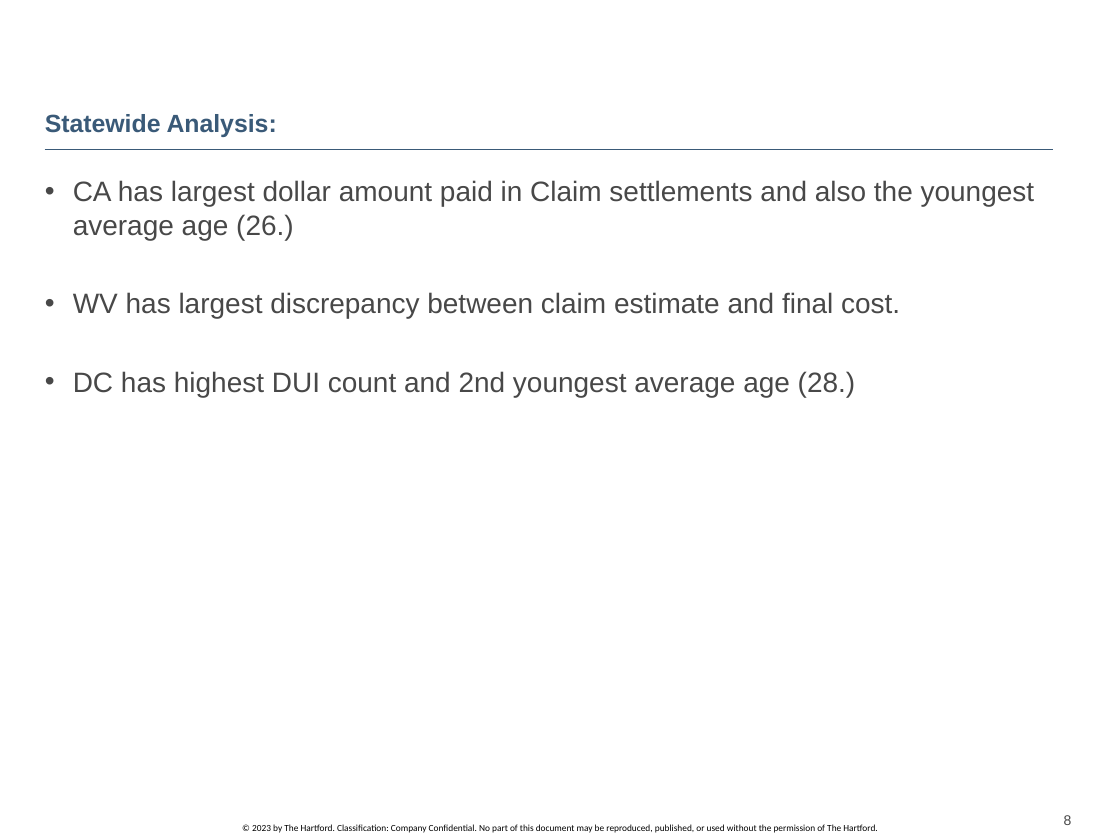
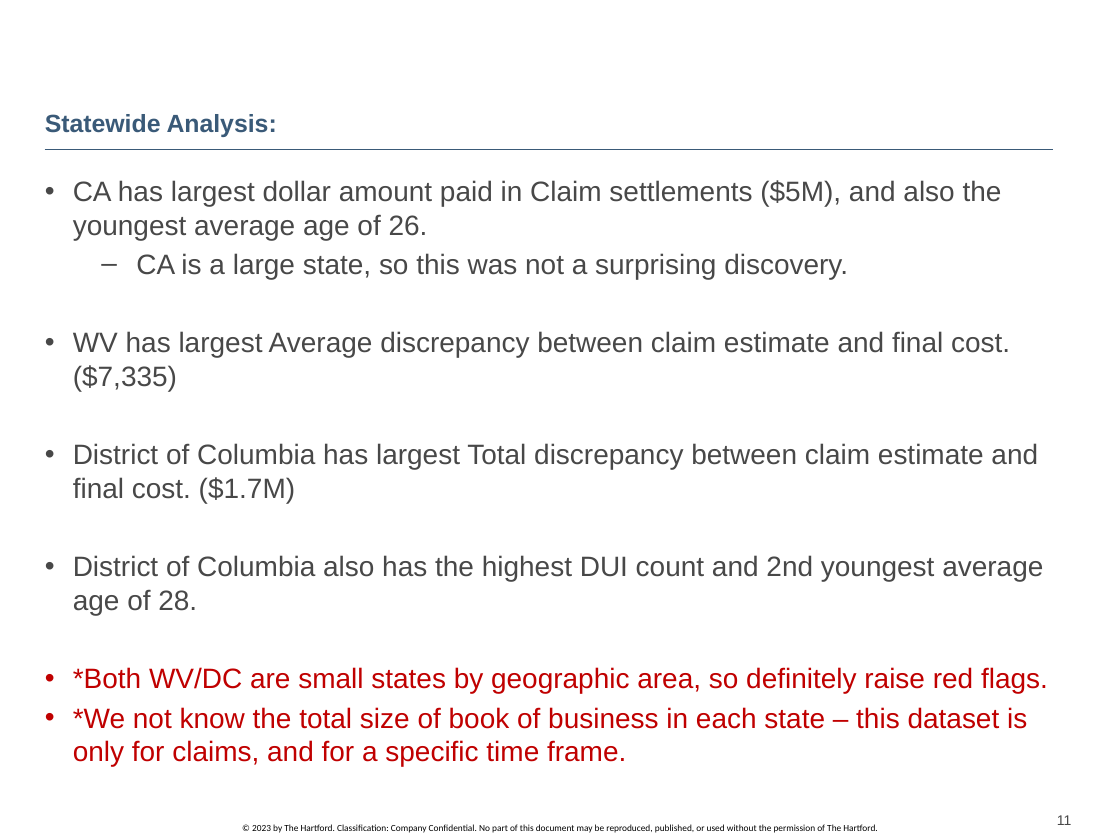
Before and after one commit to Jeni-D/PUBLIC, a slide deck: slide 11 of Capstone/JDUSCHAK CAPSTONE POWERPOINT.pptx (slide 8 before the commit). Drawn at 1120x840 pixels with LibreOffice and Linux fonts; fonts in the diff are those of the drawing; background and template pictures are left out. Boxes give left, top, right and bottom in pixels: in the first picture for what was removed or moved away, otherwise in the second. Text is boxed around its words. In the diff, an @@ line names an element or a change of style, - is before the commit and + after.

```diff
--- a/Capstone/JDUSCHAK CAPSTONE POWERPOINT.pptx
+++ b/Capstone/JDUSCHAK CAPSTONE POWERPOINT.pptx
@@ text at [73, 180, 1048, 766]: text changed @@
-• CA has largest dollar amount paid in Claim settlements and also the youngest average age (26.)
-• WV has largest discrepancy between claim estimate and final cost.
-• DC has highest DUI count and 2nd youngest average age (28.)
+• CA has largest dollar amount paid in Claim settlements ($5M), and also the youngest average age of 26.
+  – CA is a large state, so this was not a surprising discovery.
+• WV has largest Average discrepancy between claim estimate and final cost. ($7,335)
+• District of Columbia has largest Total discrepancy between claim estimate and final cost. ($1.7M)
+• District of Columbia also has the highest DUI count and 2nd youngest average age of 28.
+• *Both WV/DC are small states by geographic area, so definitely raise red flags.
+• *We not know the total size of book of business in each state – this dataset is only for claims, and for a specific time frame.
@@ page number at [1057, 815, 1072, 825]: text changed @@
-8
+11
```
Also in this commit, not shown: 8 other slides changed, 3 slides added, 1 other file.
